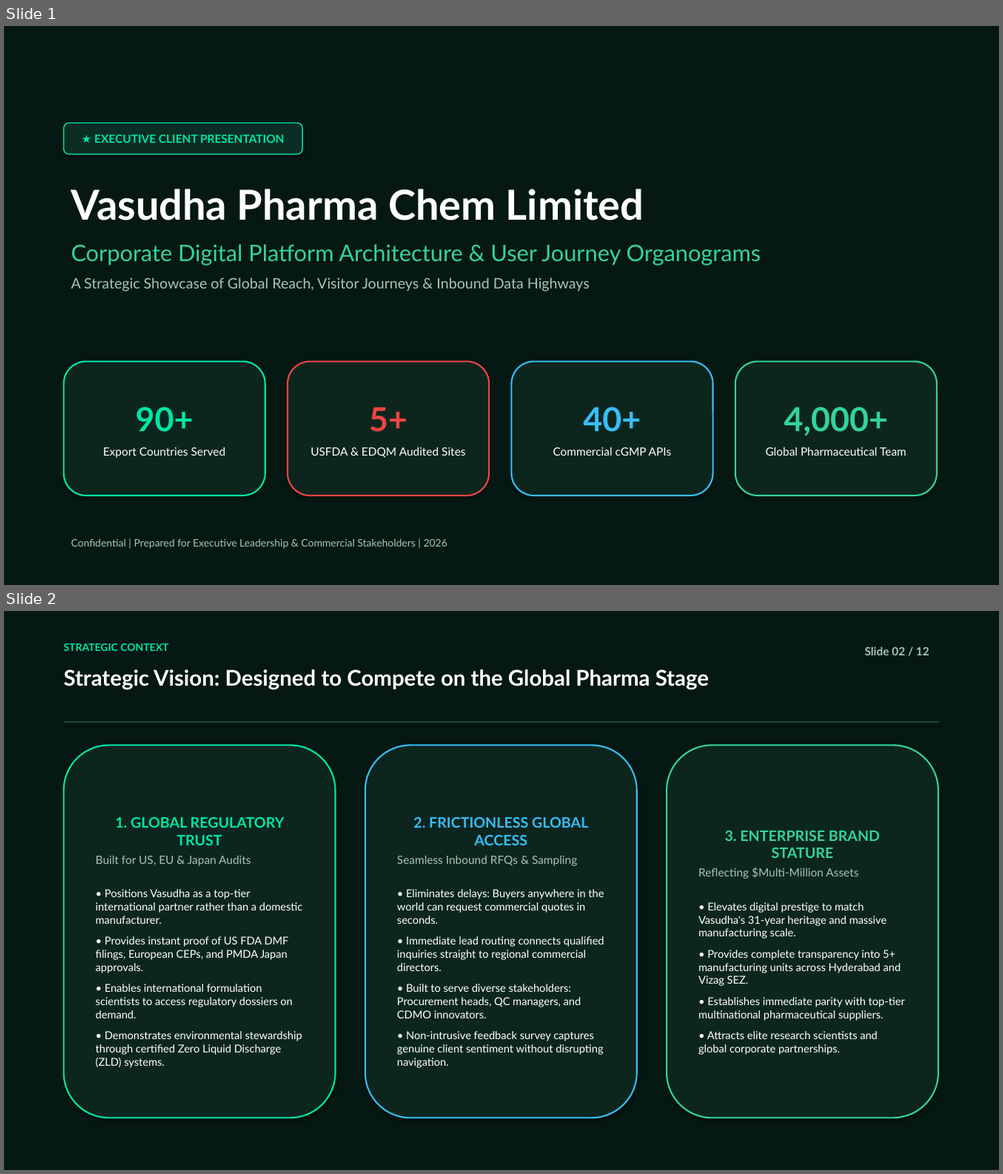
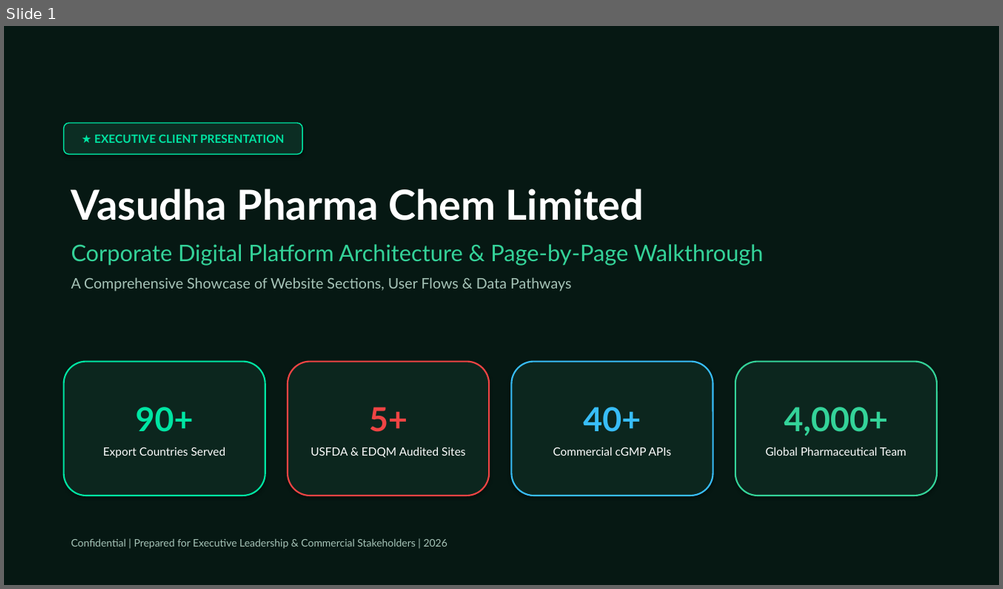
Before and after one commit to saikrishna-bethamcharla/vasudhapharma-green, a slide deck: Vasudha_Pharma_Executive_Presentation.pptx. Shown one above the other, each under a label of ours: slides 1 and 2 before the commit, slide 1 after it. The pictures are 1003x1174 and 1003x589 pixels, drawn with LibreOffice and Linux fonts; fonts in the diff are those of the drawing. Boxes give left, top, right and bottom in pixels: in the first picture for what was removed or moved away, otherwise in the second. Text is boxed around its words. In the diff, an @@ line names an element or a change of style, - is before the commit and + after.

Commit message:
docs(presentation): update deck to page-by-page walkthrough with 3D globe, About Us, and section organograms

```diff
--- a/Vasudha_Pharma_Executive_Presentation.pptx
+++ b/Vasudha_Pharma_Executive_Presentation.pptx
@@ slide 2 removed at bbox=[4, 611, 999, 1170], background #FFFFFF @@
@@ rectangle removed at bbox=[4, 611, 999, 1170] @@
@@ text removed at bbox=[64, 643, 168, 651] @@
-STRATEGIC CONTEXT
@@ text removed at bbox=[865, 647, 929, 655] @@
-Slide 02 / 12
@@ text removed at bbox=[64, 669, 708, 690] @@
-Strategic Vision: Designed to Compete on the Global Pharma Stage
@@ rectangle removed at bbox=[64, 721, 939, 723] @@
@@ rounded rectangle removed at bbox=[64, 745, 336, 1119] @@
-1. GLOBAL REGULATORY TRUST
-Built for US, EU & Japan Audits
-• Positions Vasudha as a top-tier international partner rather than a domestic manufacturer.
-• Provides instant proof of US FDA DMF filings, European CEPs, and PMDA Japan approvals.
-• Enables international formulation scientists to access regulatory dossiers on demand.
-• Demonstrates environmental stewardship through certified Zero Liquid Discharge (ZLD) systems.
@@ rounded rectangle removed at bbox=[365, 745, 637, 1119] @@
-2. FRICTIONLESS GLOBAL ACCESS
-Seamless Inbound RFQs & Sampling
-• Eliminates delays: Buyers anywhere in the world can request commercial quotes in seconds.
-• Immediate lead routing connects qualified inquiries straight to regional commercial directors.
-• Built to serve diverse stakeholders: Procurement heads, QC managers, and CDMO innovators.
-• Non-intrusive feedback survey captures genuine client sentiment without disrupting navigation.
@@ rounded rectangle removed at bbox=[666, 745, 938, 1119] @@
-3. ENTERPRISE BRAND STATURE
-Reflecting $Multi-Million Assets
-• Elevates digital prestige to match Vasudha's 31-year heritage and massive manufacturing scale.
-• Provides complete transparency into 5+ manufacturing units across Hyderabad and Vizag SEZ.
-• Establishes immediate parity with top-tier multinational pharmaceutical suppliers.
-• Attracts elite research scientists and global corporate partnerships.
@@ slide 1 changed as well @@
@@ text at bbox=[71, 244, 763, 292]: text changed @@
-Corporate Digital Platform Architecture & User Journey Organograms
-A Strategic Showcase of Global Reach, Visitor Journeys & Inbound Data Highways
+Corporate Digital Platform Architecture & Page-by-Page Walkthrough
+A Comprehensive Showcase of Website Sections, User Flows & Data Pathways
```
Also in this commit, not shown: 2 other slides changed, 9 slides added, 8 other slides removed, 2 other files.
